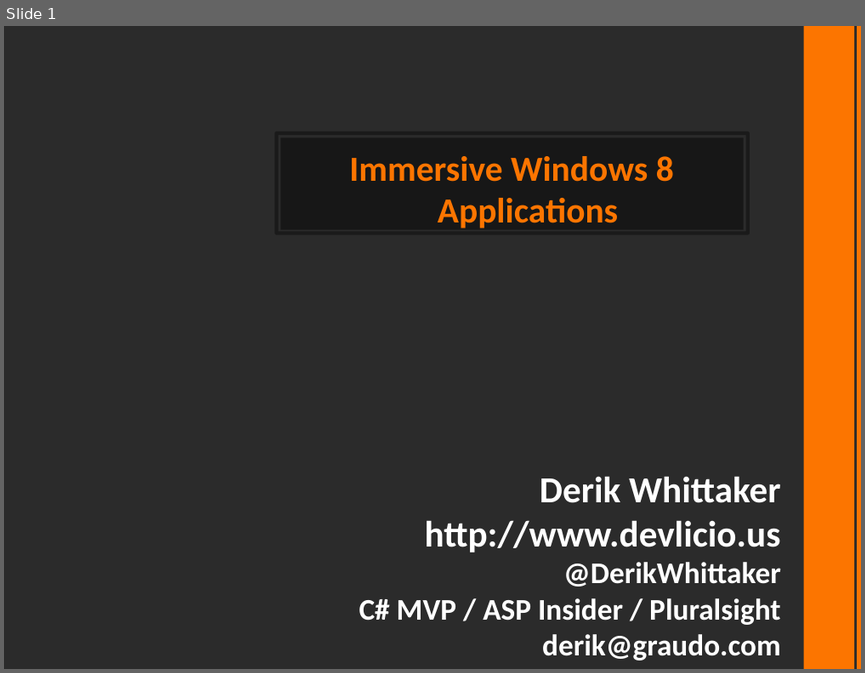
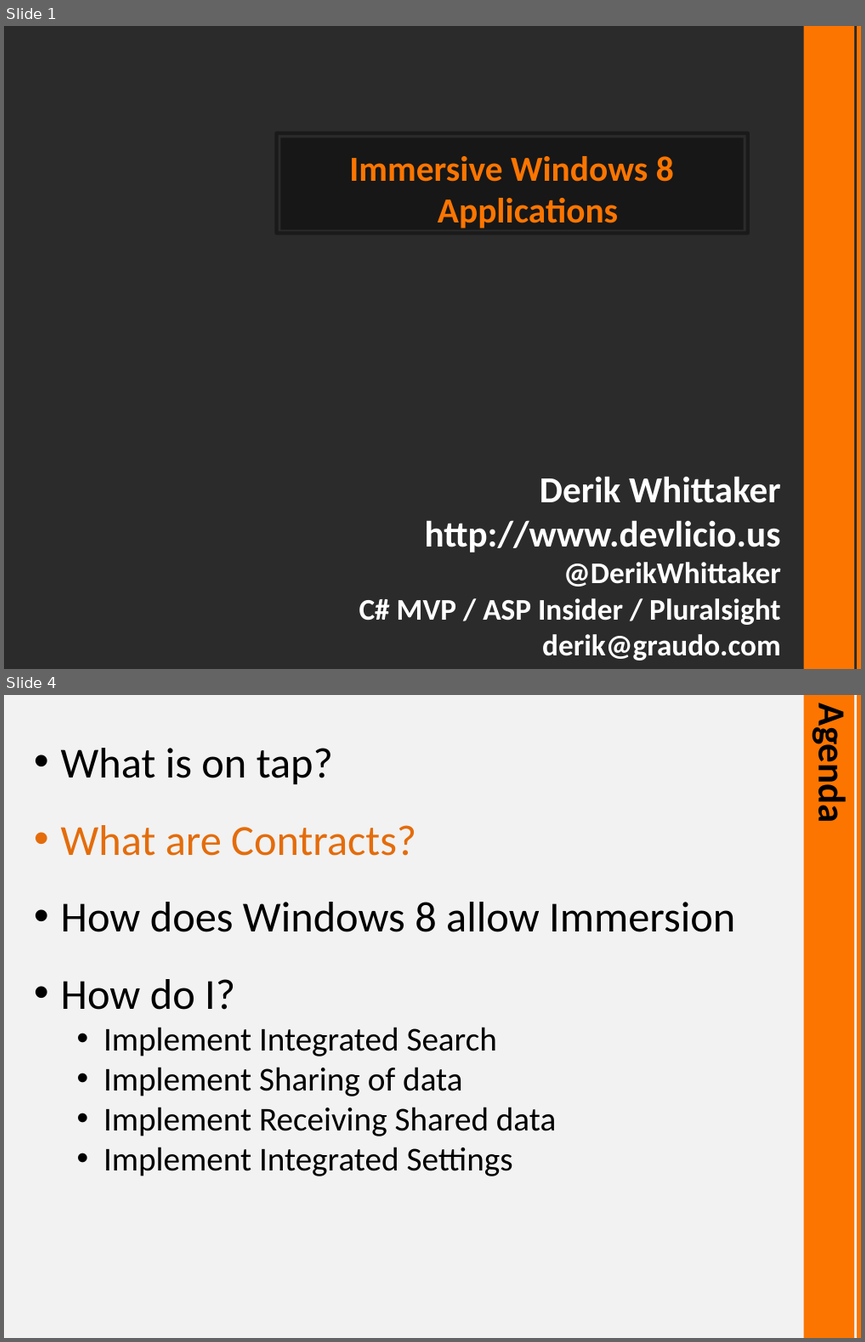
Before and after one commit to derikwhittaker/Demo.CodeContracts, a slide deck: Demo.CodeContracts.pptx. Shown one above the other, each under a label of ours: slide 1 before the commit, slides 1 and 4 after it; the slides between them are not shown. The pictures are 865x673 and 865x1342 pixels, drawn with LibreOffice and Linux fonts; fonts in the diff are those of the drawing; background and template pictures are left out; a plain dark background stands for a picture behind light text. Boxes give left, top, right and bottom in pixels: in the first picture for what was removed or moved away, otherwise in the second. Text is boxed around its words. In the diff, an @@ line names an element or a change of style, - is before the commit and + after.

Commit message:
Search Setup

```diff
--- a/Demo.CodeContracts.pptx
+++ b/Demo.CodeContracts.pptx
@@ slide 4 added at [4, 695, 861, 1338], background #F2F2F2; not listed: 2 template elements that a slide beside it also shows @@
@@ text added at [808, 715, 855, 820], 32 pt, text #000000, bold @@
+Agenda
@@ text added at [61, 825, 735, 1176], 28 pt, text #000000 @@
+• What is on tap?
+• What are Contracts?
+• How does Windows 8 allow Immersion
+• How do I?
+  • Implement Integrated Search
+  • Implement Sharing of data
+  • Implement Receiving Shared data
+  • Implement Integrated Settings
```
Also in this commit, not shown: 6 slides changed, 7 other slides added, 1 slide removed, 6 other files.
